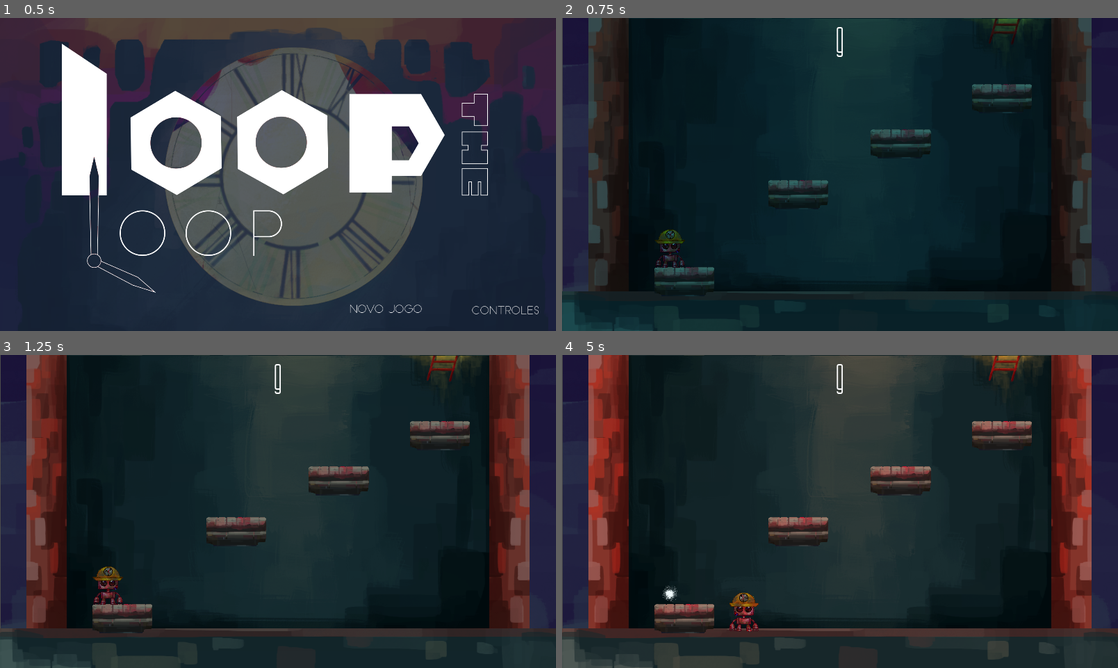
Above: before the commit, frames 1-4 (two rows, left to right).
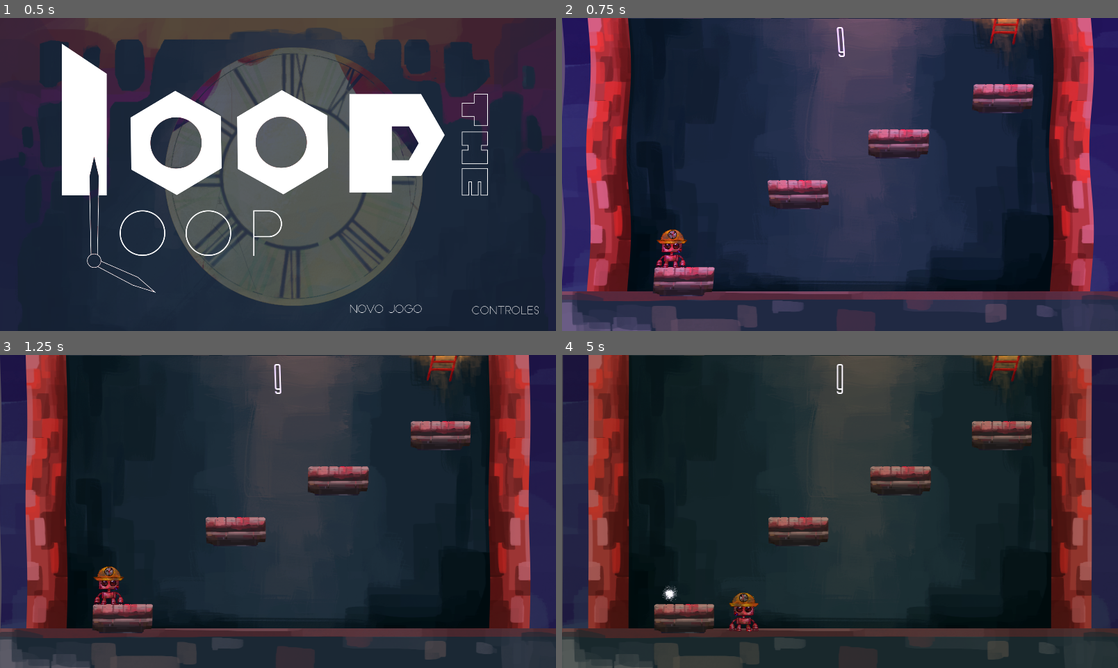
Above: after the commit, the same moments.

Repository: kcabra/clocky
Game: Godot game, scene res://holders/menu/main menu loop the loop.tscn
The game is run twice, just before and just after one commit, with the same random seed, the same clock (stepped at 60 frames per second) and the same inputs.
Inputs (mouse positions are in pixels of both pictures, inside the frame that each line leads up to):
- Up to frame 1 (0.5 s): no input
- Up to frame 2 (0.75 s): click (951, 312) at 0.5 s
- Up to frame 3 (1.25 s): no input
- Up to frame 4 (5 s): tap Enter at 1.25 s; hold D (move_right) 1.28-2.03 s; hold Space (place) 1.28-2.03 s; hold S (move_down) 2.03-2.78 s; tap Space (place) at 2.1, 3.6 s; hold D (move_right) 2.78-3.53 s; hold Space (place) 2.78-3.53 s; hold W (move_up) 3.53-4.28 s; hold A (move_left) from 4.28 s (still down); hold Space (place) from 4.28 s (still down); tap R (reset) at 4.9 s

Frame 1 is identical in both runs. In frame 2, 77% of the frame differs, in the area x 0-100%, y 0-100%; in frame 3, 19%; in frame 4, 0.2%.

Commit message:
playing with shaders

Diff:
--- a/holders/menu/main menu loop the loop.gd
+++ b/holders/menu/main menu loop the loop.gd
@@ -3,7 +3,7 @@
 onready var new_game = preload("res://levels/proto2.tscn")
 
 func _on_newgame_pressed():
-    get_tree().change_scene_to(new_game)
+	get_tree().change_scene_to(new_game)
 
 func _on_instrucoes_pressed():
-    get_tree().change_scene("res://holders/menu/controles.tscn")
+	get_tree().change_scene("res://holders/menu/controles.tscn")
--- a/levels/game_mode.gd
+++ b/levels/game_mode.gd
@@ -12,53 +12,53 @@
 var player
 
 func _enter_tree():
-    player_run = preload(PLAYER_RUN_SCENE_PATH)
-    player_repair = preload(PLAYER_REPAIR_SCENE_PATH)
+	player_run = preload(PLAYER_RUN_SCENE_PATH)
+	player_repair = preload(PLAYER_REPAIR_SCENE_PATH)
 
 func _ready():
-    camera.connect("level_changed", self, "_on_level_changed")
-    timer.connect("timeout", self, "_on_level_timeout")
-    godmode = !godmode
-    switch_mode()
+	camera.connect("level_changed", self, "_on_level_changed")
+	timer.connect("timeout", self, "_on_level_timeout")
+	godmode = !godmode
+	switch_mode()
 
 func _on_level_timeout():
-    if !godmode:
-        get_tree().call_group("placed", "queue_free")
-    switch_mode()
+	if !godmode:
+		get_tree().call_group("placed", "queue_free")
+	switch_mode()
 
 func _on_level_changed():
-    current_level += 1
-    if current_level == 7:
-        start_game_ending()
+	current_level += 1
+	if current_level == 7:
+		start_game_ending()
 
 func switch_mode():
-    if player: player.die()
-    godmode = !godmode
-    if godmode:
-        $Modulator.play("modulate")
-        get_tree().call_group("placed", "queue_free")
-        player = player_repair.instance()
-        get_tree().set_group("level_transition", "one_way_collision", false)
-    else:
-        $Modulator.play_backwards("modulate")
-        player = player_run.instance()
-        get_tree().set_group("level_transition", "one_way_collision", true)
-    # assumes there's only one spawn active, must remove
-    # old spawn before adding a new one.
-    var spawn_array = get_tree().get_nodes_in_group("spawn")
-    player.position = spawn_array[current_level - 1].global_position
-    add_child(player)
-    timer.start()
+	if player: player.die()
+	godmode = !godmode
+	if godmode:
+		$"UI/Modulator".play("modulate")
+		get_tree().call_group("placed", "queue_free")
+		player = player_repair.instance()
+		get_tree().set_group("level_transition", "one_way_collision", false)
+	else:
+		$"UI/Modulator".play_backwards("modulate")
+		player = player_run.instance()
+		get_tree().set_group("level_transition", "one_way_collision", true)
+	# assumes there's only one spawn active, must remove
+	# old spawn before adding a new one.
+	var spawn_array = get_tree().get_nodes_in_group("spawn")
+	player.position = spawn_array[current_level - 1].global_position
+	add_child(player)
+	timer.start()
 
 func _process(delta):
-    $"UI/Label".text = String(floor(timer.time_left))
-    if Input.is_action_just_pressed("reset"):
-        switch_mode()
+	$"UI/Label".text = String(floor(timer.time_left))
+	if Input.is_action_just_pressed("reset"):
+		switch_mode()
 
 func start_game_ending():
-    timer.stop()
-    $UI/Label.visible = false
-    yield(get_tree().create_timer(3.0), "timeout")
-    $Ending.play("ending")
-    yield($Ending, "animation_finished")
-    get_tree().change_scene("res://holders/menu/main menu loop the loop.tscn")
+	timer.stop()
+	$UI/Label.visible = false
+	yield(get_tree().create_timer(3.0), "timeout")
+	$Ending.play("ending")
+	yield($Ending, "animation_finished")
+	get_tree().change_scene("res://holders/menu/main menu loop the loop.tscn")
--- a/levels/proto2.tscn
+++ b/levels/proto2.tscn
@@ -20,126 +20,113 @@
 [ext_resource path="res://holders/Clock_Strikes_Twelve-Clock_Man-1976178740.ogg" type="AudioStream" id=18]
 [ext_resource path="res://holders/black.png" type="Texture" id=19]
 
-[sub_resource type="Animation" id=1]
-resource_name = "ending"
+[sub_resource type="Animation" id=3]
 length = 12.5
 step = 0.05
 tracks/0/type = "value"
-tracks/0/path = NodePath("Modulator/CanvasModulate:color")
+tracks/0/path = NodePath("relog/bg/ponteiro final horas:rotation_degrees")
 tracks/0/interp = 1
 tracks/0/loop_wrap = true
 tracks/0/imported = false
 tracks/0/enabled = true
 tracks/0/keys = {
-"times": PoolRealArray( 0, 0.1, 0.25, 0.55, 0.7, 1.2, 1.55, 2.5, 2.6, 2.7 ),
-"transitions": PoolRealArray( 1, 1, 1, 1, 1, 1, 1, 1, 1, 1 ),
+"times": PoolRealArray( 0, 0.7, 1.45, 1.95, 2.6 ),
+"transitions": PoolRealArray( 1, 1, 1, 1, 1 ),
 "update": 0,
-"values": [ Color( 1, 1, 1, 1 ), Color( 0.0666667, 0.2, 0.596078, 1 ), Color( 1, 1, 1, 1 ), Color( 1, 1, 1, 1 ), Color( 0.219608, 0.964706, 1, 1 ), Color( 0.219608, 0.964706, 1, 1 ), Color( 1, 1, 1, 1 ), Color( 1, 1, 1, 1 ), Color( 0.97, 0.4656, 0.953187, 1 ), Color( 1, 1, 1, 1 ) ]
+"values": [ -1.86341, 154.194, -684.275, -724.207, -734.14 ]
 }
 tracks/1/type = "value"
-tracks/1/path = NodePath("relog/bg/ponteiro final horas:rotation_degrees")
+tracks/1/path = NodePath("relog/bg/ponteiro final minutos:rotation_degrees")
 tracks/1/interp = 1
 tracks/1/loop_wrap = true
 tracks/1/imported = false
 tracks/1/enabled = true
 tracks/1/keys = {
-"times": PoolRealArray( 0, 0.7, 1.45, 1.95, 2.6 ),
-"transitions": PoolRealArray( 1, 1, 1, 1, 1 ),
+"times": PoolRealArray( 0, 0.7, 1.5, 1.7, 1.9, 2.15, 2.4, 2.6 ),
+"transitions": PoolRealArray( 1, 1, 1, 1, 1, 1, 1, 1 ),
 "update": 0,
-"values": [ -1.86341, 154.194, -684.275, -724.207, -734.14 ]
+"values": [ -138.636, -227.818, -206.654, -174.249, -174.249, -132.248, -132.248, -36.7201 ]
 }
 tracks/2/type = "value"
-tracks/2/path = NodePath("relog/bg/ponteiro final minutos:rotation_degrees")
+tracks/2/path = NodePath("Ending/Particles2D:emitting")
 tracks/2/interp = 1
 tracks/2/loop_wrap = true
 tracks/2/imported = false
 tracks/2/enabled = true
 tracks/2/keys = {
-"times": PoolRealArray( 0, 0.7, 1.5, 1.7, 1.9, 2.15, 2.4, 2.6 ),
-"transitions": PoolRealArray( 1, 1, 1, 1, 1, 1, 1, 1 ),
-"update": 0,
-"values": [ -138.636, -227.818, -206.654, -174.249, -174.249, -132.248, -132.248, -36.7201 ]
+"times": PoolRealArray( 0, 2.6 ),
+"transitions": PoolRealArray( 1, 1 ),
+"update": 1,
+"values": [ false, true ]
 }
 tracks/3/type = "value"
-tracks/3/path = NodePath("Ending/Particles2D:emitting")
+tracks/3/path = NodePath("Ending/Particles2D2:emitting")
 tracks/3/interp = 1
 tracks/3/loop_wrap = true
 tracks/3/imported = false
 tracks/3/enabled = true
 tracks/3/keys = {
-"times": PoolRealArray( 0, 2.6 ),
-"transitions": PoolRealArray( 1, 1 ),
+"times": PoolRealArray( 0, 2.6, 2.8 ),
+"transitions": PoolRealArray( 1, 1, 1 ),
 "update": 1,
-"values": [ false, true ]
+"values": [ false, true, false ]
 }
 tracks/4/type = "value"
-tracks/4/path = NodePath("Ending/Particles2D2:emitting")
+tracks/4/path = NodePath("Ending/Sprite:modulate")
 tracks/4/interp = 1
 tracks/4/loop_wrap = true
 tracks/4/imported = false
 tracks/4/enabled = true
 tracks/4/keys = {
-"times": PoolRealArray( 0, 2.6, 2.8 ),
+"times": PoolRealArray( 0, 8.65, 12.4 ),
 "transitions": PoolRealArray( 1, 1, 1 ),
-"update": 1,
-"values": [ false, true, false ]
+"update": 0,
+"values": [ Color( 1, 1, 1, 0 ), Color( 1, 1, 1, 0 ), Color( 1, 1, 1, 1 ) ]
 }
 tracks/5/type = "value"
-tracks/5/path = NodePath("Ending/Sprite:modulate")
+tracks/5/path = NodePath("Ending/AudioStreamPlayer:playing")
 tracks/5/interp = 1
 tracks/5/loop_wrap = true
 tracks/5/imported = false
 tracks/5/enabled = true
 tracks/5/keys = {
-"times": PoolRealArray( 0, 8.65, 12.4 ),
-"transitions": PoolRealArray( 1, 1, 1 ),
-"update": 0,
-"values": [ Color( 1, 1, 1, 0 ), Color( 1, 1, 1, 0 ), Color( 1, 1, 1, 1 ) ]
+"times": PoolRealArray( 0, 1.15 ),
+"transitions": PoolRealArray( 1, 1 ),
+"update": 1,
+"values": [ false, true ]
 }
 tracks/6/type = "value"
-tracks/6/path = NodePath("Ending/AudioStreamPlayer:playing")
+tracks/6/path = NodePath("Ending/AudioStreamPlayer:volume_db")
 tracks/6/interp = 1
 tracks/6/loop_wrap = true
 tracks/6/imported = false
 tracks/6/enabled = true
 tracks/6/keys = {
-"times": PoolRealArray( 0, 1.15 ),
-"transitions": PoolRealArray( 1, 1 ),
-"update": 1,
-"values": [ false, true ]
+"times": PoolRealArray( 1.05, 8.45, 12.35 ),
+"transitions": PoolRealArray( 1, 1, 1 ),
+"update": 0,
+"values": [ 0.0, 0.0, -40.0 ]
 }
 tracks/7/type = "value"
-tracks/7/path = NodePath("Ending/AudioStreamPlayer:volume_db")
+tracks/7/path = NodePath("AudioStreamPlayer:volume_db")
 tracks/7/interp = 1
 tracks/7/loop_wrap = true
 tracks/7/imported = false
 tracks/7/enabled = true
 tracks/7/keys = {
-"times": PoolRealArray( 1.05, 8.45, 12.35 ),
-"transitions": PoolRealArray( 1, 1, 1 ),
-"update": 0,
-"values": [ 0.0, 0.0, -40.0 ]
-}
-tracks/8/type = "value"
-tracks/8/path = NodePath("AudioStreamPlayer:volume_db")
-tracks/8/interp = 1
-tracks/8/loop_wrap = true
-tracks/8/imported = false
-tracks/8/enabled = true
-tracks/8/keys = {
 "times": PoolRealArray( 0, 1.2 ),
 "transitions": PoolRealArray( 1, 1 ),
 "update": 0,
 "values": [ 0.0, -40.0 ]
 }
 
-[sub_resource type="Gradient" id=2]
+[sub_resource type="Gradient" id=4]
 colors = PoolColorArray( 0.81463, 0.092926, 0.820312, 1, 0.0638123, 0.960938, 0.624516, 1 )
 
-[sub_resource type="GradientTexture" id=3]
-gradient = SubResource( 2 )
-
-[sub_resource type="ParticlesMaterial" id=4]
+[sub_resource type="GradientTexture" id=5]
+gradient = SubResource( 4 )
+
+[sub_resource type="ParticlesMaterial" id=6]
 emission_shape = 1
 emission_sphere_radius = 20.0
 flag_disable_z = true
@@ -163,16 +150,16 @@
 damping = 2.0
 scale = 0.3
 
-[sub_resource type="DynamicFontData" id=6]
+[sub_resource type="DynamicFontData" id=8]
 font_path = "res://holders/Architectural-TTF/Architectural.ttf"
 
-[sub_resource type="DynamicFont" id=7]
+[sub_resource type="DynamicFont" id=9]
 size = 100
-font_data = SubResource( 6 )
-
-[sub_resource type="Animation" id=8]
+font_data = SubResource( 8 )
+
+[sub_resource type="Animation" id=10]
 tracks/0/type = "value"
-tracks/0/path = NodePath("Modulator/CanvasModulate:color")
+tracks/0/path = NodePath("Modulator/Sprite:material:shader_param/depth")
 tracks/0/interp = 1
 tracks/0/loop_wrap = true
 tracks/0/imported = false
@@ -181,22 +168,66 @@
 "times": PoolRealArray( 0, 1 ),
 "transitions": PoolRealArray( 1, 1 ),
 "update": 0,
-"values": [ Color( 1, 1, 1, 1 ), Color( 0.176471, 0.788235, 0.909804, 0.964706 ) ]
-}
-
-[sub_resource type="RectangleShape2D" id=9]
+"values": [ 0.0, 0.005 ]
+}
+tracks/1/type = "value"
+tracks/1/path = NodePath("Modulator/Sprite:material:shader_param/intensity")
+tracks/1/interp = 1
+tracks/1/loop_wrap = true
+tracks/1/imported = false
+tracks/1/enabled = true
+tracks/1/keys = {
+"times": PoolRealArray( 0, 1 ),
+"transitions": PoolRealArray( 1, 1 ),
+"update": 0,
+"values": [ 0.0, 1.0 ]
+}
+
+[sub_resource type="Shader" id=16]
+code = "shader_type canvas_item;
+
+uniform vec4 color : hint_color = vec4(1.0);
+uniform float intensity = 1.0;
+uniform float frequency = 60;
+uniform float depth = 0.005;
+uniform float speed = 3;
+uniform float scale = 3;
+
+void fragment() {
+
+	vec2 uv = SCREEN_UV;
+	uv.x += sin((uv.y * (1.0/scale)) * frequency + (TIME*speed)) * depth;
+	uv.x = clamp(uv.x, 0.0, 1.0);
+	vec3 c = textureLod(SCREEN_TEXTURE, uv, 0.0).rgb;
+	c.r *= 1.0 + (color.r * intensity);
+	c.g *= 1.0 + (color.g * intensity);
+	c.b *= 1.0 + (color.b * intensity);
+	COLOR.rgb = c;
+}
+"
+
+[sub_resource type="ShaderMaterial" id=17]
+shader = SubResource( 16 )
+shader_param/color = Color( 0.352941, 0.0392157, 0.698039, 1 )
+shader_param/intensity = 1.0
+shader_param/frequency = 60.0
+shader_param/depth = 0.0
+shader_param/speed = 1.2
+shader_param/scale = 5.0
+
+[sub_resource type="RectangleShape2D" id=11]
 extents = Vector2( 46, 314 )
 
-[sub_resource type="RectangleShape2D" id=10]
+[sub_resource type="RectangleShape2D" id=12]
 extents = Vector2( 46, 314 )
 
-[sub_resource type="RectangleShape2D" id=11]
+[sub_resource type="RectangleShape2D" id=13]
 extents = Vector2( 639, 45 )
 
-[sub_resource type="RectangleShape2D" id=12]
+[sub_resource type="RectangleShape2D" id=14]
 extents = Vector2( 488, 22 )
 
-[sub_resource type="RectangleShape2D" id=13]
+[sub_resource type="RectangleShape2D" id=15]
 extents = Vector2( 487, 3.99999 )
 
 [node name="proto2" type="Node2D"]
@@ -204,7 +235,7 @@
 script = ExtResource( 3 )
 
 [node name="Ending" type="AnimationPlayer" parent="."]
-anims/ending = SubResource( 1 )
+anims/ending = SubResource( 3 )
 
 [node name="Sprite" type="Sprite" parent="Ending"]
 modulate = Color( 1, 1, 1, 0 )
@@ -241,22 +272,27 @@
 margin_top = 14.0
 margin_right = 663.0
 margin_bottom = 114.0
-custom_fonts/font = SubResource( 7 )
+custom_fonts/font = SubResource( 9 )
 text = "18"
 align = 1
 __meta__ = {
 "_edit_use_anchors_": false
 }
+
+[node name="Modulator" type="AnimationPlayer" parent="UI"]
+anims/modulate = SubResource( 10 )
+
+[node name="Sprite" type="Sprite" parent="UI/Modulator"]
+material = SubResource( 17 )
+z_index = 10
+texture = ExtResource( 19 )
+centered = false
+region_enabled = true
+region_rect = Rect2( 0, 0, 1280, 720 )
 
 [node name="Timer" type="Timer" parent="."]
 wait_time = 10.0
 one_shot = true
-
-[node name="Modulator" type="AnimationPlayer" parent="."]
-anims/modulate = SubResource( 8 )
-
-[node name="CanvasModulate" type="CanvasModulate" parent="Modulator"]
-position = Vector2( 212, -705 )
 
 [node name="ParallaxBackground" type="ParallaxBackground" parent="."]
 
Not shown: 33 places in levels/proto2.tscn that only renumber resources
